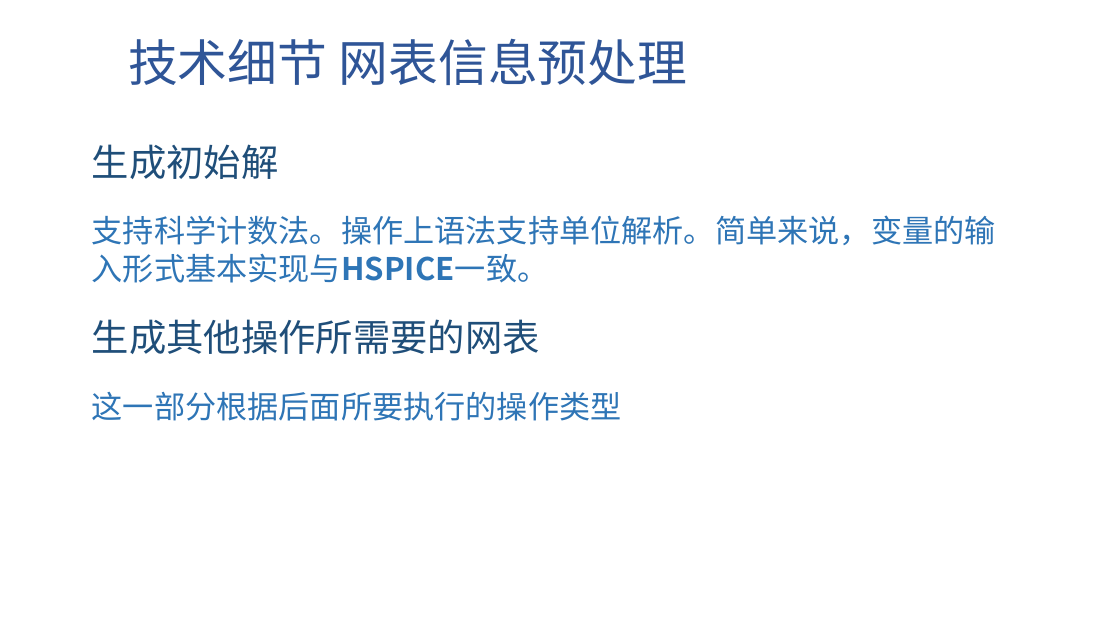
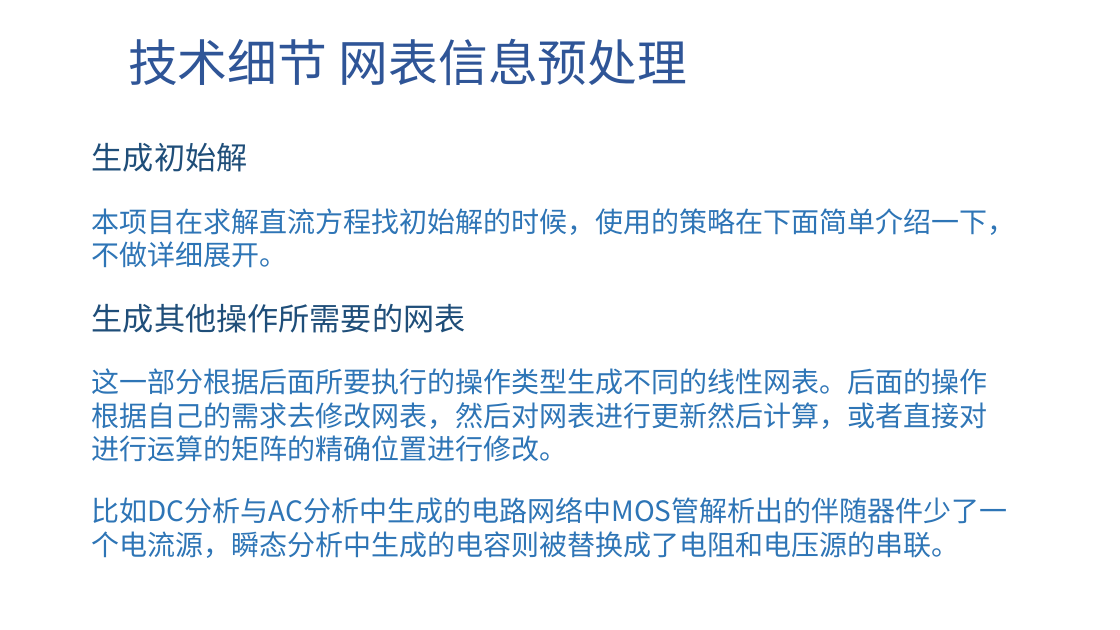
Before and after one commit to shifengzhicheng/FUDAN_ANALOG_EDA_MATLAB_SPICE, a slide deck: slide 13 of 基于MATLAB实现的模拟电路SPICE工具.pptx. Drawn at 1120x630 pixels with LibreOffice and Linux fonts; fonts in the diff are those of the drawing; background and template pictures are left out. Boxes give left, top, right and bottom in pixels: in the first picture for what was removed or moved away, otherwise in the second. Text is boxed around its words. In the diff, an @@ line names an element or a change of style, - is before the commit and + after.

Commit message:
修改PPT

```diff
--- a/基于MATLAB实现的模拟电路SPICE工具.pptx
+++ b/基于MATLAB实现的模拟电路SPICE工具.pptx
@@ text at (92,143,466,333): size 24 to 20 pt in "生成初始解", "生成其他操作所需要的网表" @@
@@ text at (92,208,1016,268): text changed; size 20 to 18 pt @@
-支持科学计数法。操作上语法支持单位解析。简单来说，变量的输入形式基本实现与HSPICE一致。
+本项目在求解直流方程找初始解的时候，使用的策略在下面简单介绍一下，不做详细展开。
@@ text at (92,368,1008,558): text changed; size 20 to 18 pt @@
-这一部分根据后面所要执行的操作类型
+这一部分根据后面所要执行的操作类型生成不同的线性网表。后面的操作根据自己的需求去修改网表，然后对网表进行更新然后计算，或者直接对进行运算的矩阵的精确位置进行修改。
+比如DC分析与AC分析中生成的电路网络中MOS管解析出的伴随器件少了一个电流源，瞬态分析中生成的电容则被替换成了电阻和电压源的串联。
```
Also in this commit, not shown: 2 other slides changed, 4 slides added, 1 other file.
